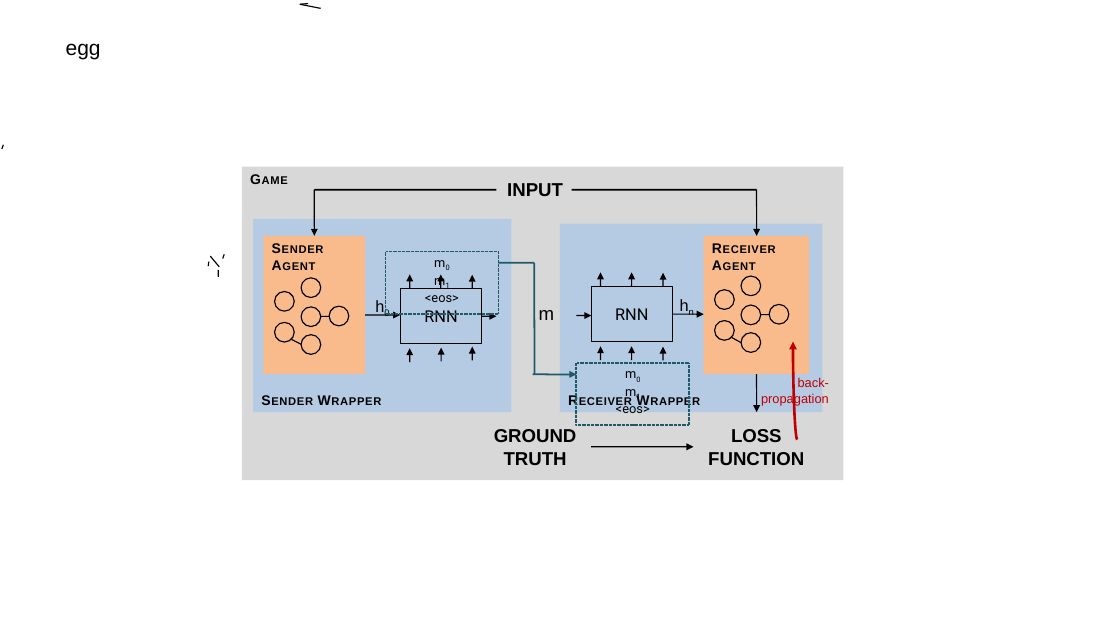
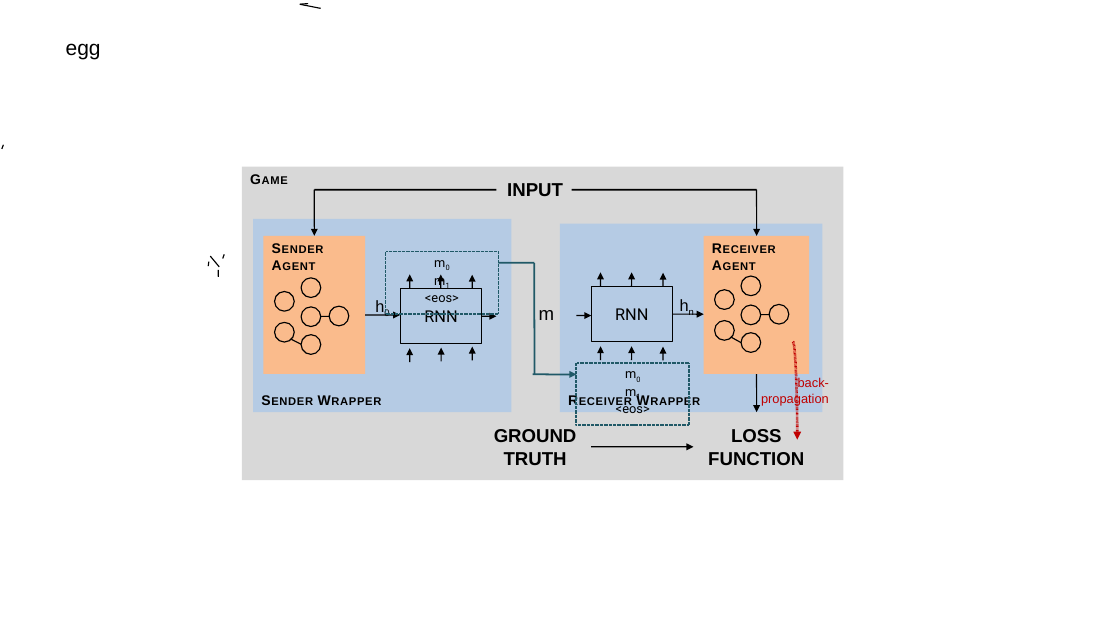
Before and after one commit to mappelgren/to-your-left, a slide deck: slide 9 of thesis/figures/schema.odp. Drawn at 1120x630 pixels with LibreOffice and Linux fonts; fonts in the diff are those of the drawing. Boxes give left, top, right and bottom in pixels: in the first picture for what was removed or moved away, otherwise in the second. Text is boxed around its words. In the diff, an @@ line names an element or a change of style, - is before the commit and + after.

```diff
--- a/thesis/figures/schema.odp
+++ b/thesis/figures/schema.odp
@@ curved arrow moved from (797, 439) - (793, 342) to (793, 342) - (797, 439) @@
```
Also in this commit, not shown: 2 other slides changed, 13 other files.
